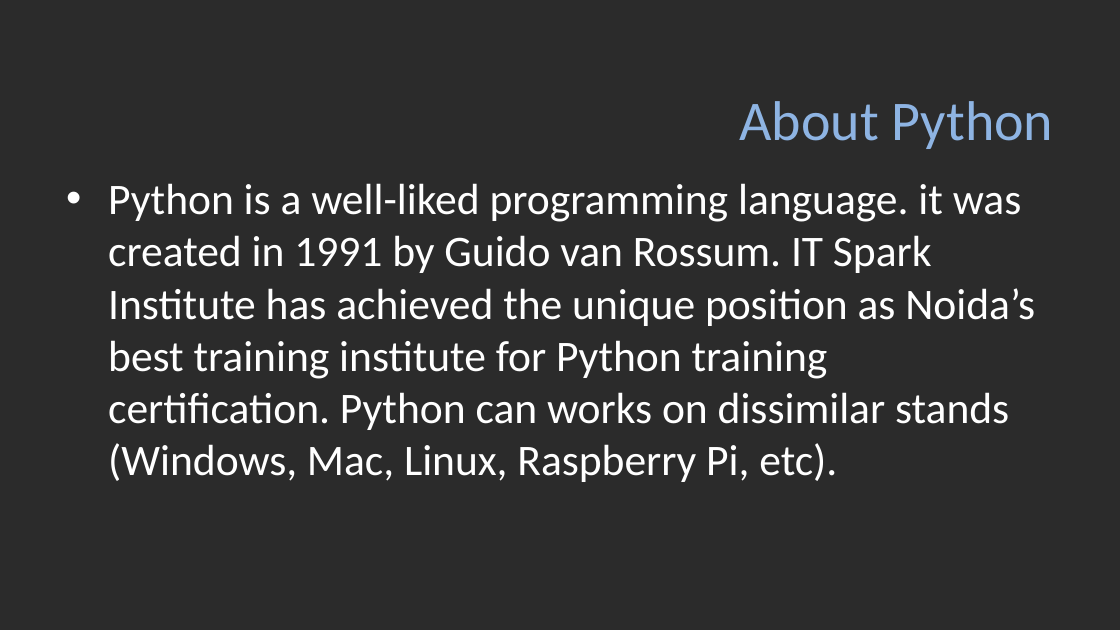
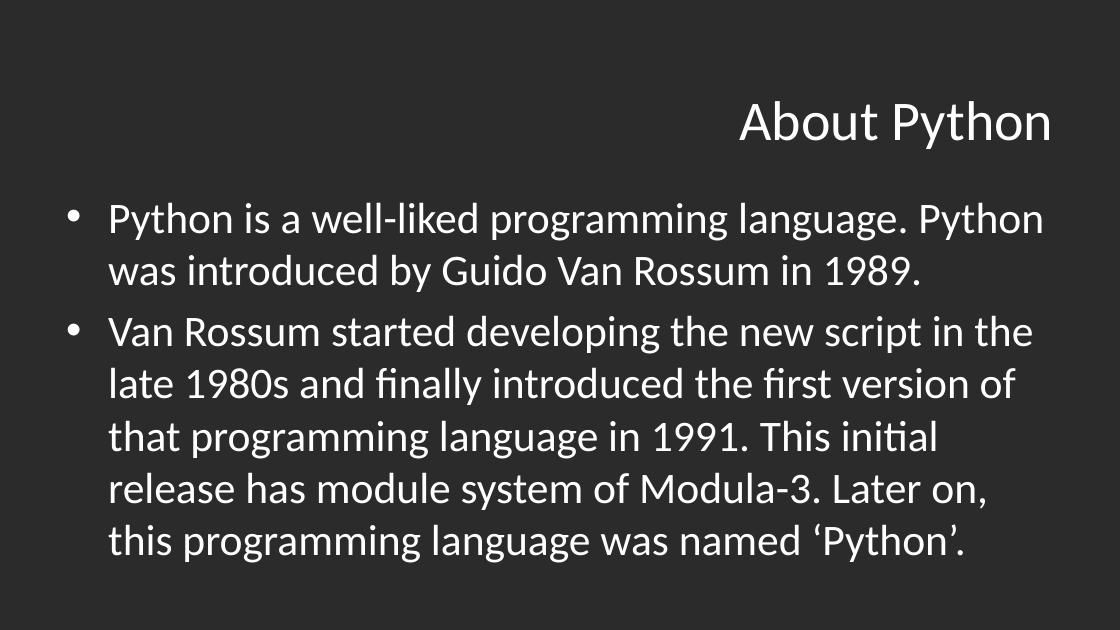
Before and after one commit to zakariahujale/python, a slide deck: slide 3 of unit1part1.pptx. Drawn at 1120x630 pixels with LibreOffice and Linux fonts; fonts in the diff are those of the drawing; background and template pictures are left out; a plain dark background stands for a picture behind light text. Boxes give left, top, right and bottom in pixels: in the first picture for what was removed or moved away, otherwise in the second. Text is boxed around its words. In the diff, an @@ line names an element or a change of style, - is before the commit and + after.

```diff
--- a/unit1part1.pptx
+++ b/unit1part1.pptx
@@ title "About Python" at bbox=[740, 101, 1054, 149]: text colour #8EB4E3 to #FFFFFF @@
@@ text at bbox=[108, 202, 1044, 563]: text changed @@
-• Python is a well-liked programming language. it was created in 1991 by Guido van Rossum. IT Spark Institute has achieved the unique position as Noida’s best training institute for Python training certification. Python can works on dissimilar stands (Windows, Mac, Linux, Raspberry Pi, etc).
+• Python is a well-liked programming language. Python was introduced by Guido Van Rossum in 1989.
+• Van Rossum started developing the new script in the late 1980s and finally introduced the first version of that programming language in 1991. This initial release has module system of Modula-3. Later on, this programming language was named ‘Python’.
```
Also in this commit, not shown: 4 other slides changed, 27 slides added, 4 slides removed, 24 other files.
